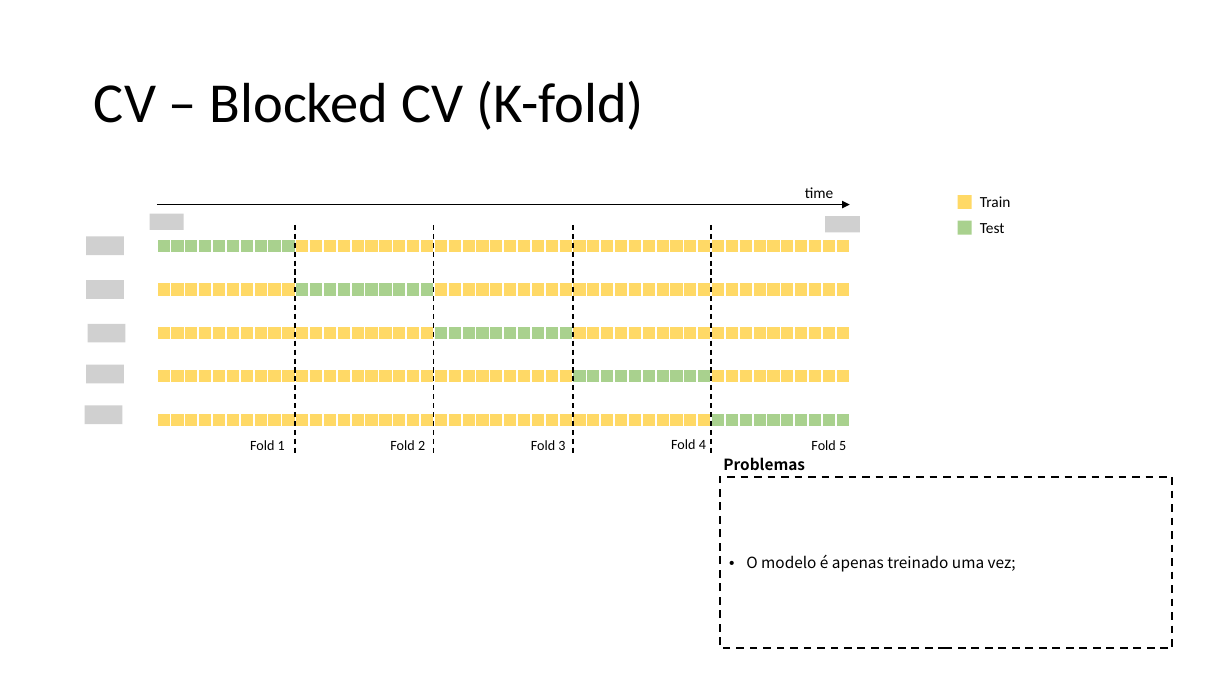
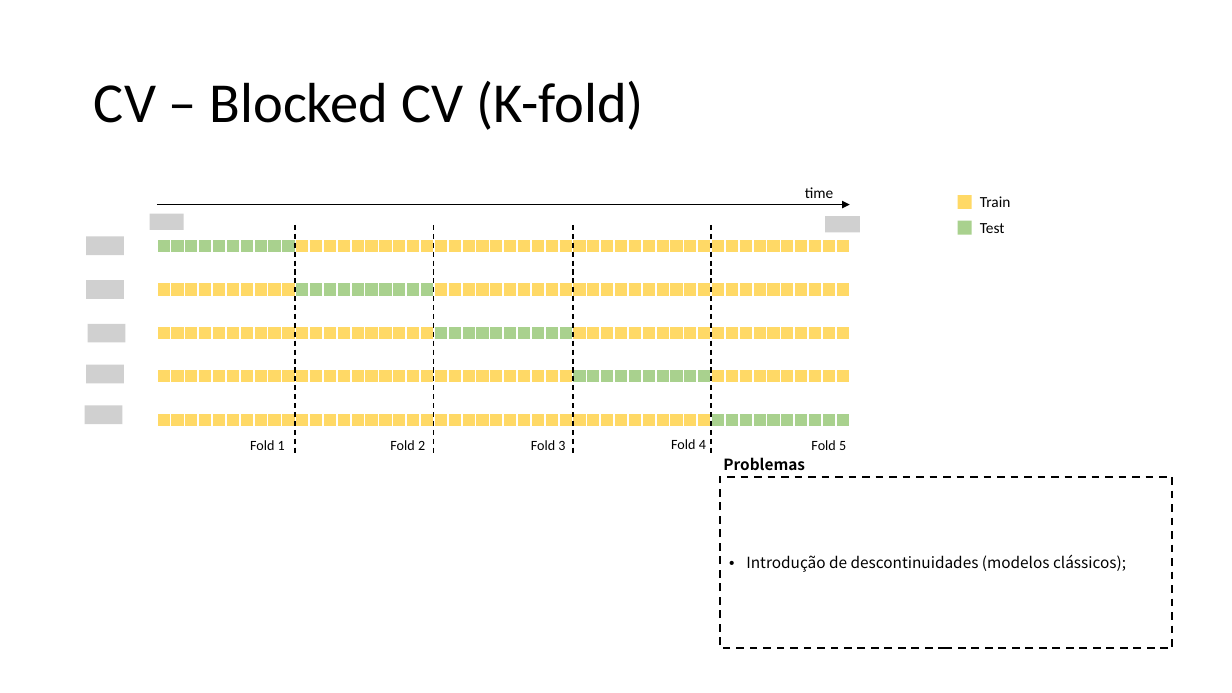
Before and after one commit to MiguelLoureiro98/timecave, a slide deck: slide 19 of papers/.ppt/cvtimeseries.pptx. Drawn at 1232x693 pixels with LibreOffice and Linux fonts; fonts in the diff are those of the drawing; grey boxes stand for pictures. Boxes give left, top, right and bottom in pixels: in the first picture for what was removed or moved away, otherwise in the second. Text is boxed around its words. In the diff, an @@ line names an element or a change of style, - is before the commit and + after.

```diff
--- a/papers/.ppt/cvtimeseries.pptx
+++ b/papers/.ppt/cvtimeseries.pptx
@@ text in rectangle at box(746, 554, 1126, 572): text changed @@
-• O modelo é apenas treinado uma vez;
+• Introdução de descontinuidades (modelos clássicos);
```
Also in this commit, not shown: 9 other slides changed.
